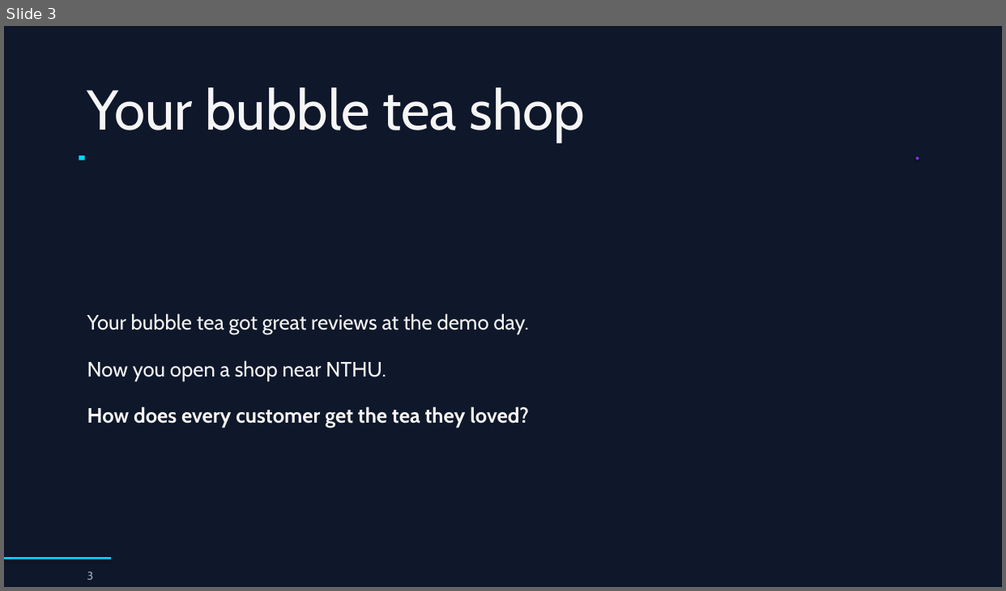
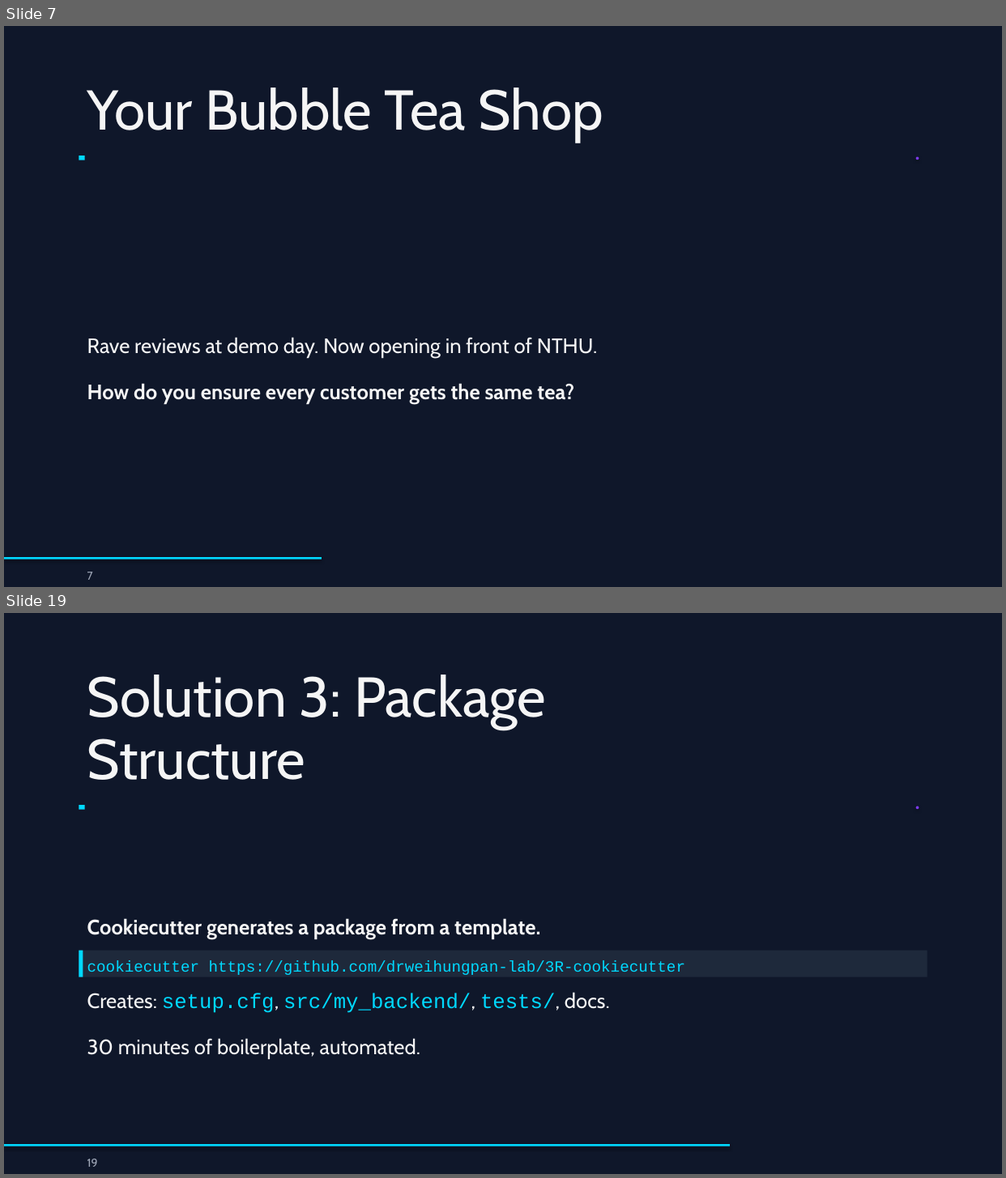
Before and after one commit to drweihungpan-lab/3R-teaching, a slide deck: materials/slides/session-1.pptx. Shown one above the other, each under a label of ours: slide 3 before the commit, slides 7 and 19 after it; the slides between them are not shown. The pictures are 1006x591 and 1006x1178 pixels, drawn with LibreOffice and Linux fonts; fonts in the diff are those of the drawing. Boxes give left, top, right and bottom in pixels: in the first picture for what was removed or moved away, otherwise in the second. Text is boxed around its words. In the diff, an @@ line names an element or a change of style, - is before the commit and + after.

```diff
--- a/materials/slides/session-1.pptx
+++ b/materials/slides/session-1.pptx
@@ slide 19 added at <box>4,613,1002,1174</box>, background #0F172A @@
@@ text added at <box>87,675,546,780</box>, 54 pt, text #F5F5F5 @@
+Solution 3: Package
+Structure
@@ rectangle added at <box>79,806,85,810</box>, fill #00D9FF @@
@@ ellipse added at <box>916,806,918,809</box>, fill #7C3AED @@
@@ text added at <box>87,918,540,939</box>, 20 pt, text #F5F5F5, bold @@
+Cookiecutter generates a package from a template.
@@ rectangle added at <box>79,951,927,977</box>, fill #1E293B, 15 pt, text #00D9FF @@
+cookiecutter https://github.com/drweihungpan-lab/3R-cookiecutter
@@ rectangle added at <box>79,951,83,977</box>, fill #00D9FF @@
@@ text added at <box>87,992,610,1013</box>, 20 pt, text #00D9FF @@
+Creates: setup.cfg, src/my_backend/, tests/, docs.
@@ text added at <box>87,1038,420,1059</box>, 20 pt, text #F5F5F5 @@
+30 minutes of boilerplate, automated.
@@ rectangle added at <box>4,1144,731,1147</box>, fill #00D9FF @@
@@ text added at <box>87,1159,98,1167</box>, 11 pt, text #A0A8B8 @@
+19
@@ what was slide 3 is now slide 7 @@
@@ slide 7 changed as well @@
@@ text at <box>87,88,603,142</box>: text changed @@
-Your bubble tea shop
+Your Bubble Tea Shop
@@ text at <box>87,337,597,358</box>: text changed @@
-Your bubble tea got great reviews at the demo day.
+Rave reviews at demo day. Now opening in front of NTHU.
@@ text at <box>87,383,574,404</box>: text changed; bold on @@
-Now you open a shop near NTHU.
+How do you ensure every customer gets the same tea?
@@ text removed at <box>87,407,529,428</box> @@
-How does every customer get the tea they loved?
@@ rectangle: place and size @@
-rectangle at <box>4,557,111,560</box>
+rectangle at <box>4,557,322,560</box>
@@ text at <box>87,572,93,580</box>: text changed @@
-3
+7
```
Also in this commit, not shown: 1 other slide changed, 24 other slides added, 26 slides removed, 1 other file.
